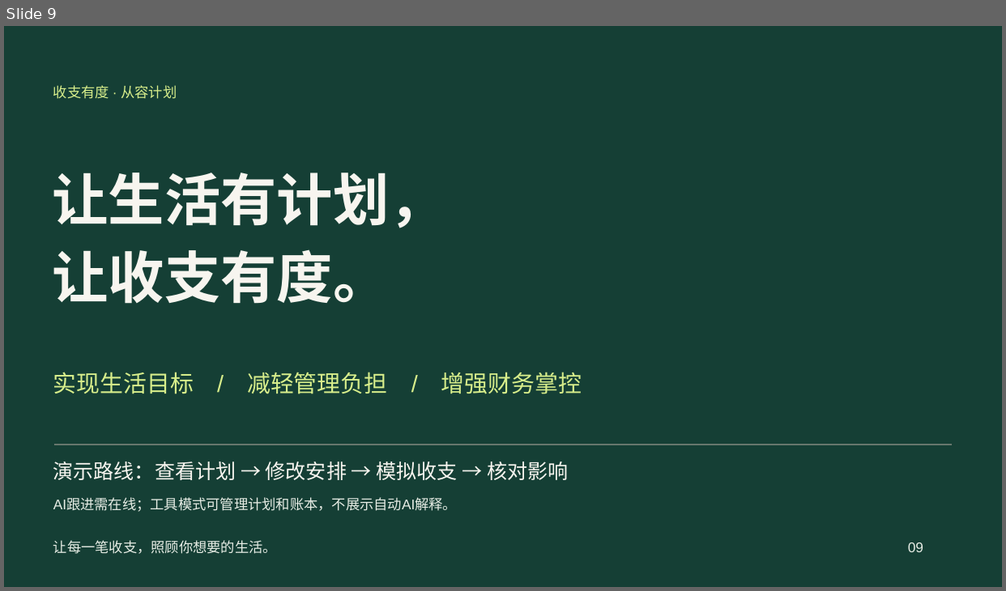
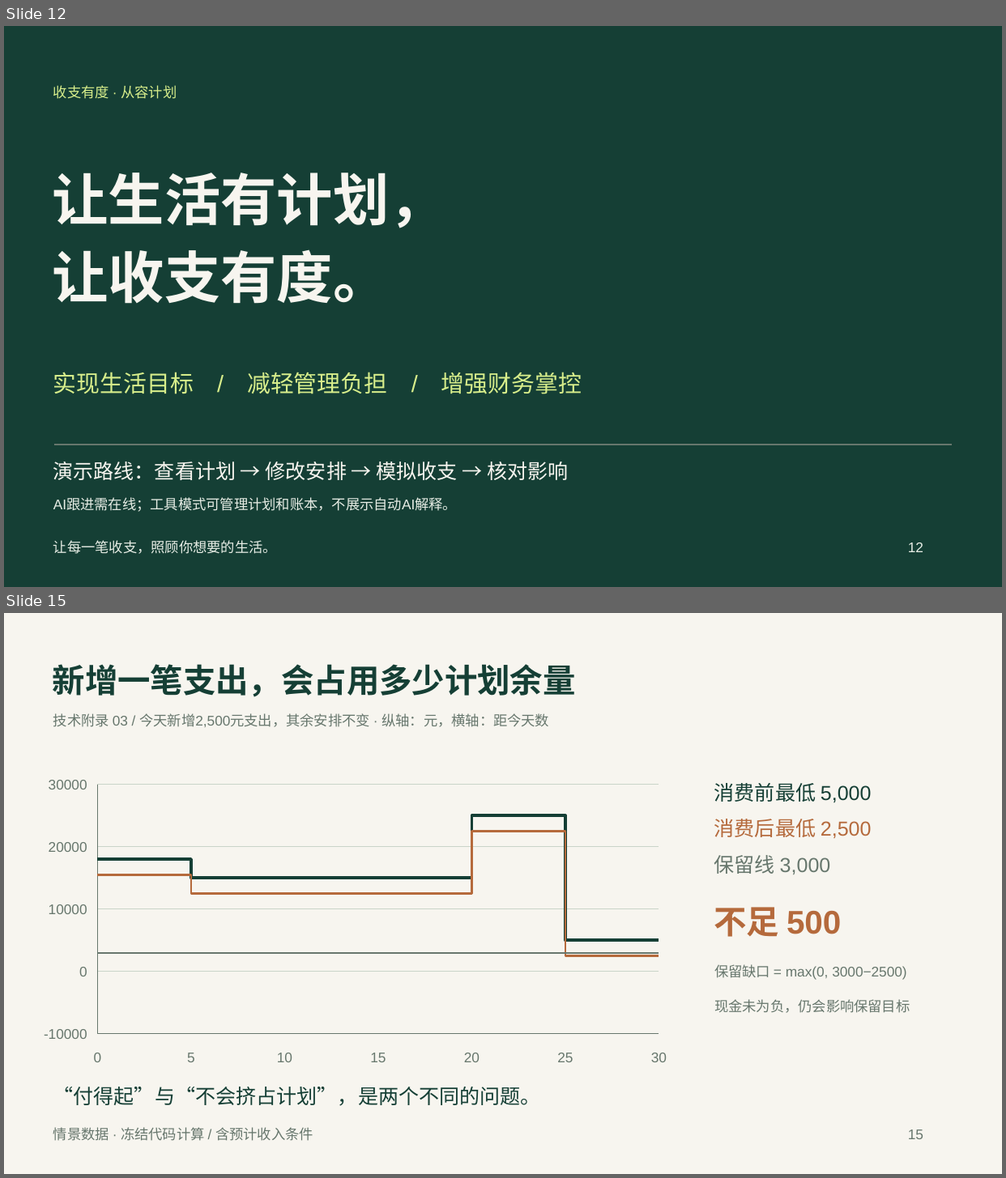
Before and after one commit to MuMi-y/shouzhi-youdu, a slide deck: submission/02_答辩材料_收支有度.pptx. Shown one above the other, each under a label of ours: slide 9 before the commit, slides 12 and 15 after it; the slides between them are not shown. The pictures are 1006x591 and 1006x1178 pixels, drawn with LibreOffice and Linux fonts; fonts in the diff are those of the drawing. Boxes give left, top, right and bottom in pixels: in the first picture for what was removed or moved away, otherwise in the second. Text is boxed around its words. In the diff, an @@ line names an element or a change of style, - is before the commit and + after.

```diff
--- a/submission/02_答辩材料_收支有度.pptx
+++ b/submission/02_答辩材料_收支有度.pptx
@@ slide 15 added at (x1=4, y1=613, x2=1002, y2=1174), background #F7F5EF @@
@@ text added at (x1=53, y1=664, x2=576, y2=697), 31.5 pt, text #153F35, bold @@
+新增一笔支出，会占用多少计划余量
@@ text added at (x1=53, y1=713, x2=549, y2=727), 13.5 pt, text #67776D @@
+技术附录 03 / 今天新增2,500元支出，其余安排不变 · 纵轴：元，横轴：距今天数
@@ group added at (x1=44, y1=780, x2=667, y2=1063): 12 texts, 5 freeform shapes @@
+30000
+20000
+10000
+0
+-10000
+0
+5
+10
+15
+20
+25
+30
@@ group added at (x1=714, y1=783, x2=910, y2=1013): 6 texts @@
+消费前最低 5,000
+消费后最低 2,500
+保留线 3,000
+不足 500
+保留缺口 = max(0, 3000−2500)
+现金未为负，仍会影响保留目标
@@ text added at (x1=53, y1=1087, x2=541, y2=1106), 19.5 pt, text #153F35 @@
+“付得起”与“不会挤占计划”，是两个不同的问题。
@@ text added at (x1=53, y1=1127, x2=313, y2=1141), 13.5 pt, text #67776D @@
+情景数据 · 冻结代码计算 / 含预计收入条件
@@ text added at (x1=908, y1=1130, x2=923, y2=1139), 13.5 pt, text #67776D @@
+15
@@ what was slide 9 is now slide 12 @@
@@ slide 12 changed as well @@
@@ text at (x1=908, y1=543, x2=923, y2=552): text changed @@
-09
+12
```
Also in this commit, not shown: 6 other slides changed, 10 other slides added, 5 other files.
